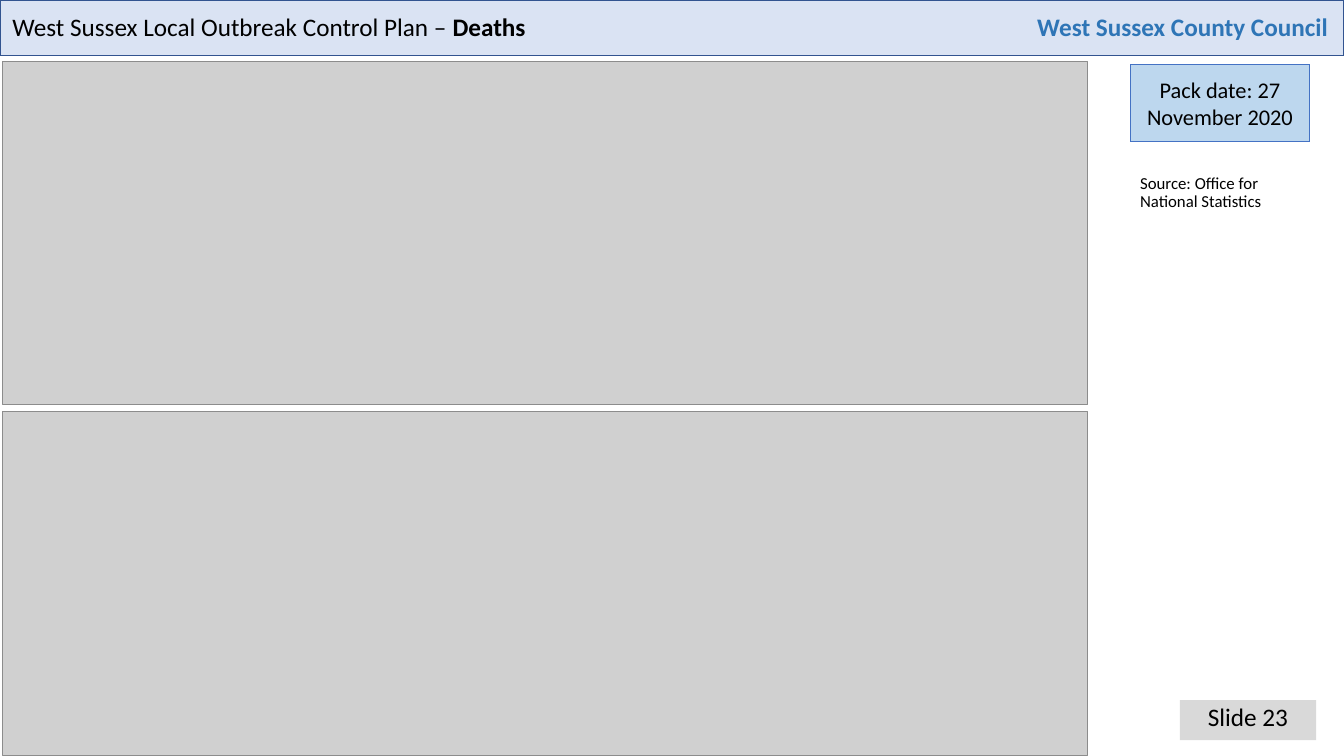
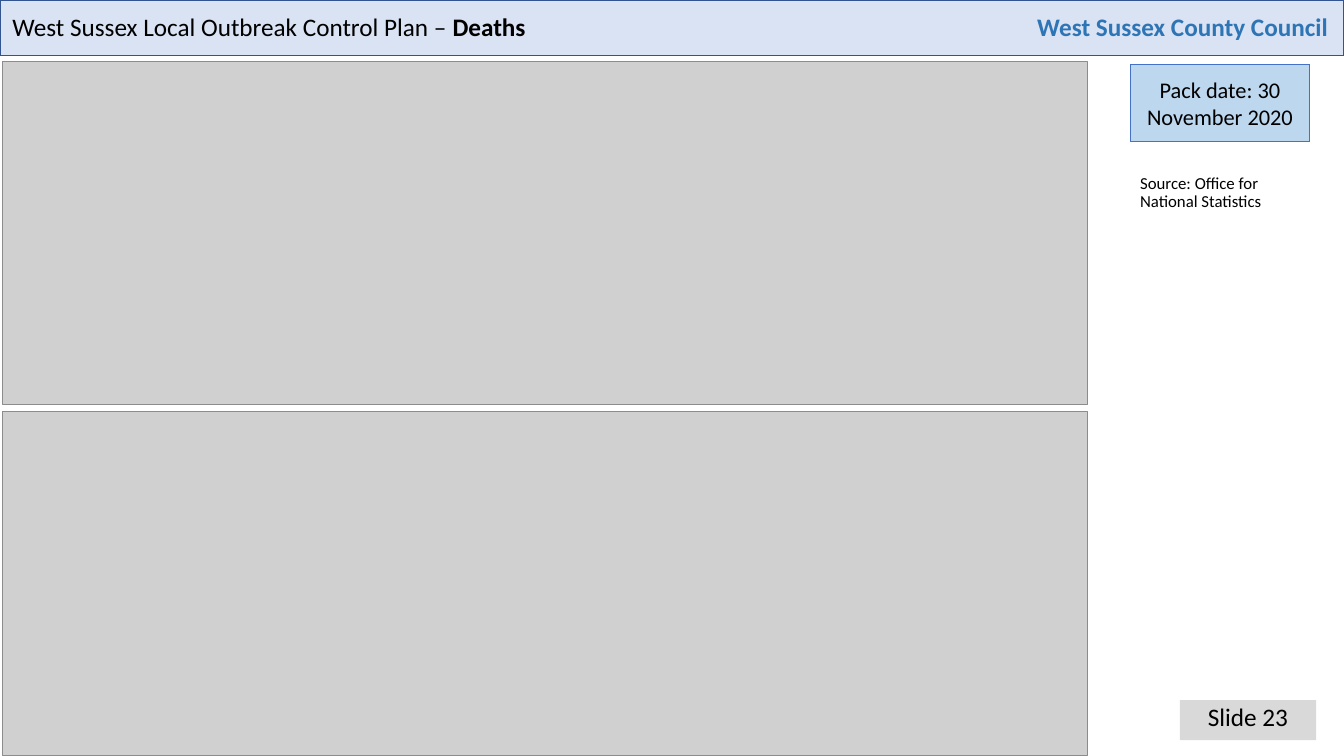
Before and after one commit to psychty/wsx_covid_datapack_public, a slide deck: slide 23 of Latest_West_Sussex_C19_slide_deck.pptx. Drawn at 1344x756 pixels with LibreOffice and Linux fonts; fonts in the diff are those of the drawing; grey boxes stand for pictures. Boxes give left, top, right and bottom in pixels: in the first picture for what was removed or moved away, otherwise in the second. Text is boxed around its words. In the diff, an @@ line names an element or a change of style, - is before the commit and + after.

```diff
--- a/Latest_West_Sussex_C19_slide_deck.pptx
+++ b/Latest_West_Sussex_C19_slide_deck.pptx
@@ text in rectangle at box(1147, 82, 1293, 125): text changed @@
-Pack date: 27 November 2020
+Pack date: 30 November 2020
```
Also in this commit, not shown: 22 other slides changed, 46 other files.
